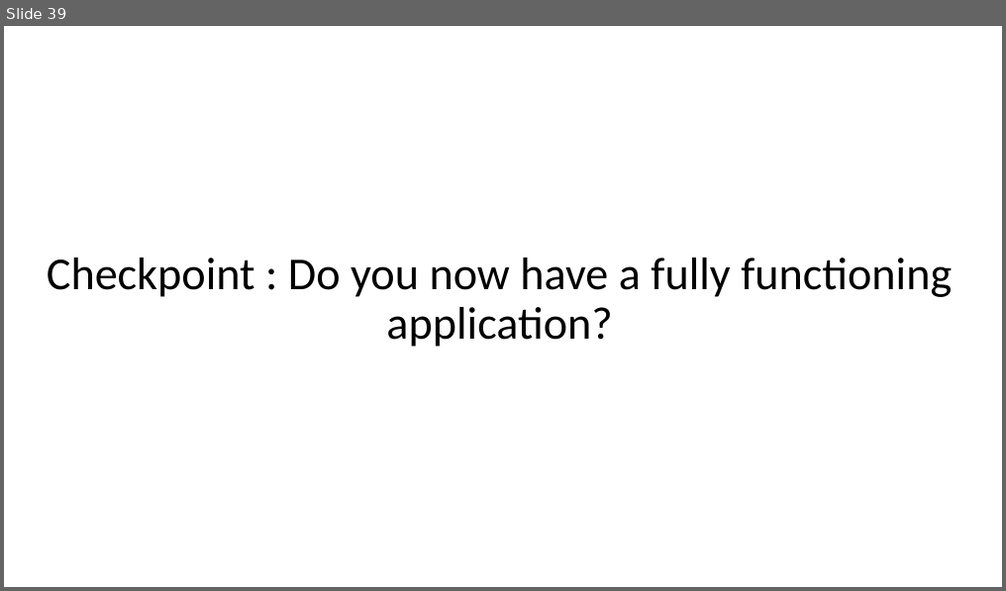
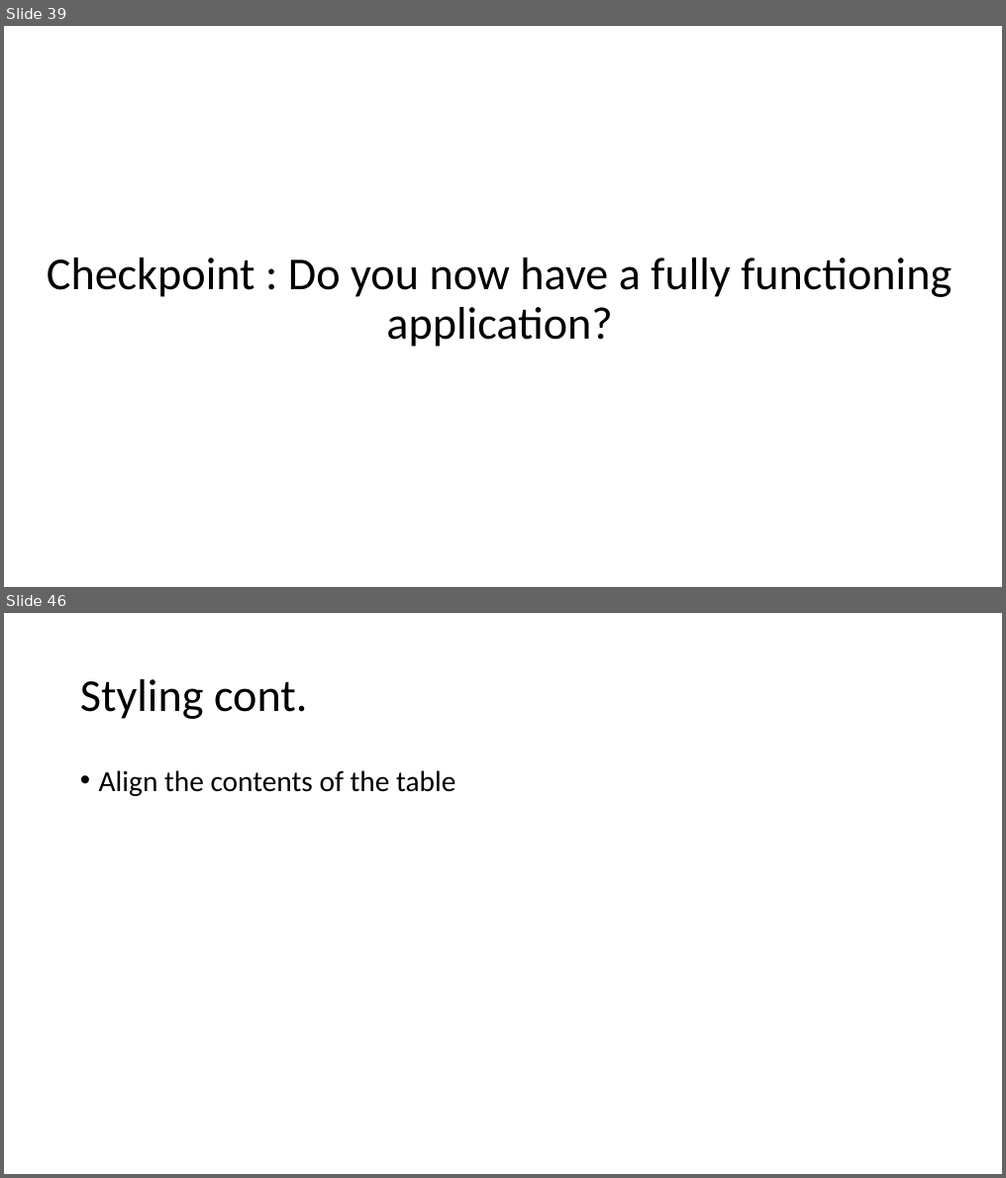
Before and after one commit to DivyaKampalli/movie-rating, a slide deck: Fullstack Tutorial.pptx. Shown one above the other, each under a label of ours: slide 39 before the commit, slides 39 and 46 after it; the slides between them are not shown. The pictures are 1006x591 and 1006x1178 pixels, drawn with LibreOffice and Linux fonts; fonts in the diff are those of the drawing. Boxes give left, top, right and bottom in pixels: in the first picture for what was removed or moved away, otherwise in the second. Text is boxed around its words. In the diff, an @@ line names an element or a change of style, - is before the commit and + after.

```diff
--- a/Fullstack Tutorial.pptx
+++ b/Fullstack Tutorial.pptx
@@ slide 46 added at [4,613,1002,1174], background #FFFFFF @@
@@ title added at [80,679,308,719], 44 pt, text #000000 @@
+Styling cont.
@@ text added at [99,770,455,796], 28 pt, text #000000 @@
+• Align the contents of the table
```
Also in this commit, not shown: 1 slide changed, 16 other slides added, 3 other files.
